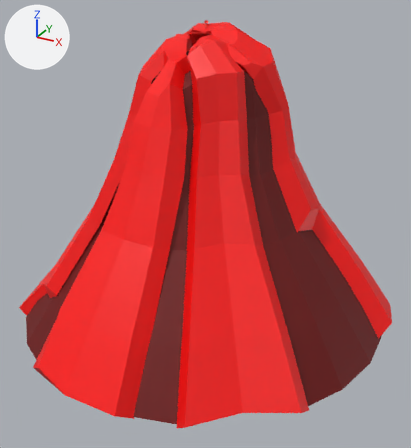
The FBX model RockPaperScissorsPlaneProject/Assets/Volcano/FBXs/volcano_rock.fbx, before and after one commit.
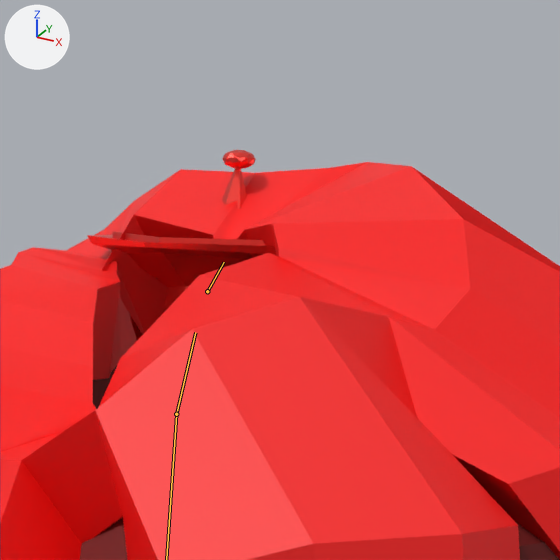
There are two pictures of each version: one whole from a camera (50 mm lens) standing at (10.82, -19.38, 6.66) and looking at (0.5, -0.62, -2.72), one close up on the part from 42% to 61% of the width and 0% to 17% of the height. Lighting does not change. The marker at upper left points along +X, +Y and +Z. Both versions are drawn at frame 1 of the action 'VolcanoPhase02Rig|VolcanoP1Idle'; the numbers are the values there. The bones that change are drawn over the model as lines in the close-ups.

Names of what the first close-up shows: 'Laser', 'VolcanoPhase02'.
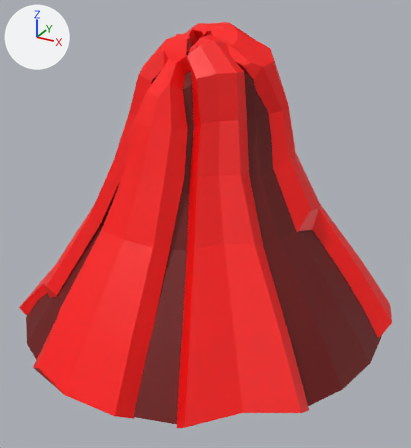
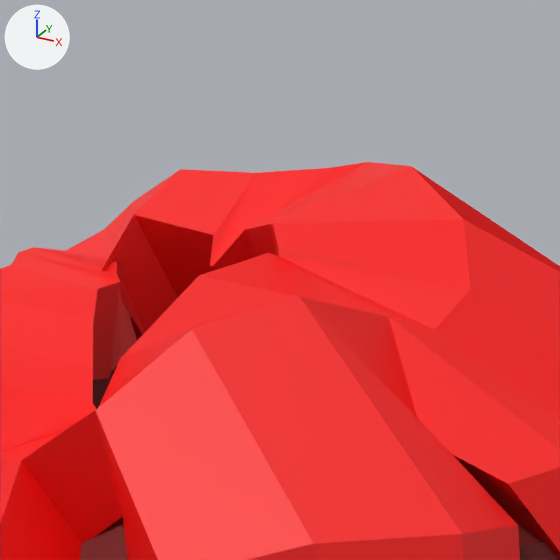
Pixel boxes (x1, y1, x2, y2) of what changed, in the close-ups (560 x 560 px):
'Laser', posed (not visible afterwards)
    before: (87, 150, 276, 312)

The change in detail:
Bone 'Laser01' (bone_laser01) is rescaled from (0.79, 0.74, 0.79) to (0.44, 0.31, 0.44).
Bone 'Laser02' (bone_laser02) is rescaled from (1.0, 0.84, 1.0) to (1.0, 0.57, 1.0).
Bone 'Laser03' (bone_laser03) turns from (-7, 0, 0) to (0, 0, 0) degrees about its own x, y and z.
Bone 'Laser03' (bone_laser03) is rescaled from (1.0, 0.69, 1.0) to (1.0, 0.32, 1.0).
Bone 'Laser04' (bone_laser04) turns from (-42, 0, 0) to (-32, 0, 0) degrees about its own x, y and z.
Bone 'Laser06' (bone_laser06) is rescaled from (1.03, 1.03, 1.03) to (0.4, 0.4, 0.4).
